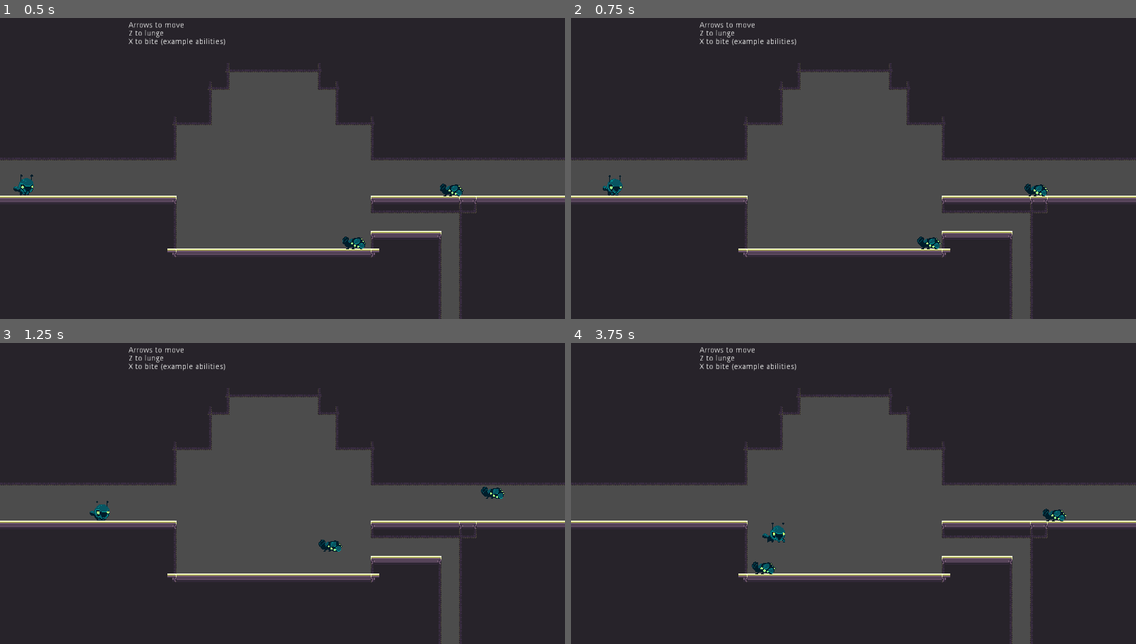
Above: before the commit, frames 1-4 (two rows, left to right).
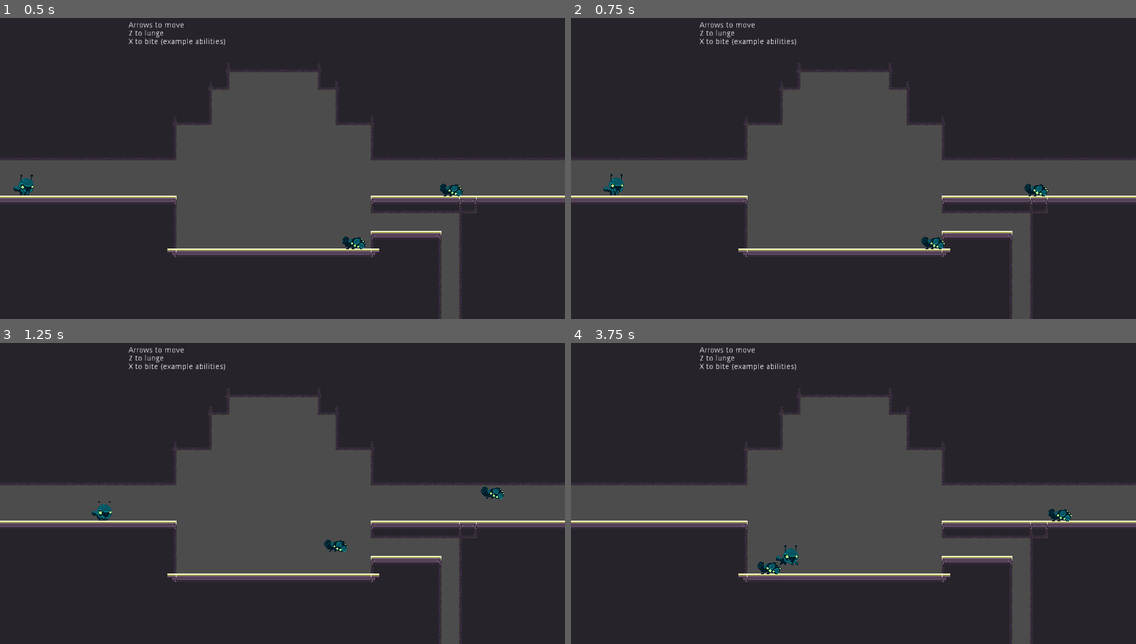
Above: after the commit, the same moments.

Repository: aveswoods/game-off-2021
Game: Godot game, scene res://creatures/test_scene3.tscn
Two runs of this game, one before a commit and one after it. Both use one fixed random seed, a clock stepped at 60 frames per second and the inputs below. The project has no main scene, so this scene is started directly. Sound files missing from this copy of the repository are replaced by a short silence.
Inputs:
- Up to frame 1 (0.5 s): no input
- Up to frame 2 (0.75 s): hold Right (ui_right) from 0.53 s (still down); tap X (ui_select) at 0.6 s
- Up to frame 3 (1.25 s): keep holding Right (ui_right); tap Z (ui_accept) at 0.77, 0.8, 1.07 s
- Up to frame 4 (3.75 s): tap Z (ui_accept) at 1.35, 1.52, 1.82, 2.3, 3.02, 3.32, 3.6 s; tap X (ui_select) at 1.55, 2.1, 2.85 s; release Right (ui_right) at 2.03 s; hold Left (ui_left) 2.03-2.78 s; hold Right (ui_right) from 2.78 s (still down)

Frame 1 is identical in both runs. In frame 2, 0.2% of the frame differs, in the area x 5-67%, y 51-77%; in frame 3, 0.2%; in frame 4, 0.6%, in the area x 32-89%, y 55-77%.

Commit message:
Adjusted physics system; signals now indicate when creatures collide, added a 'bump' function

Diff:
--- a/creatures/enemies/Enemy.gd
+++ b/creatures/enemies/Enemy.gd
@@ -2,13 +2,14 @@
 
 class_name Enemy
 
-signal collided_x
-signal collided_y
+signal collided_with_body(collision)
+signal collided_with_wall
+signal collided_with_floor
+signal collided_with_ceiling
 
 # Game variables
 const wall_bounce_impulse = 300
 var hp = 0
-var _damage_timer = Timer.new()
 enum death_source {
 	EXPLOSION,
 	ERASE,
@@ -17,66 +18,51 @@
 }
 
 # Physics variables
-const _gravity = 30
+var gravity = 30
+var movement_velocity = Vector2.ZERO
 var velocity = Vector2.ZERO
-var _is_on_floor = false
-var _is_damage_movement = false
-var _damage_impulse = Vector2.ZERO
+var friction = 0.15
+var acceleration = 0.8
+var moving = false
+var _bumping = false
+var _bump_impulse = Vector2.ZERO
 
 
-func take_damage(amount : int, impulse : Vector2 = Vector2.ZERO, impulse_time = 0.2, source = death_source.ERASE):
-	hp -= amount
-	_is_damage_movement = true
-	_damage_impulse = impulse
-	velocity = _damage_impulse
-	_damage_timer.wait_time = impulse_time
-	_damage_timer.start()
-	print("Enemy damage")
+func bump(impulse):
+	_bumping = true
+	_bump_impulse = impulse
 
 
-func is_damage_movement():
-	return _is_damage_movement
-
-
-func _ready():
-	self.add_child(_damage_timer)
-	_damage_timer.connect("timeout", self, "_on_damage_timeout")
-	connect("collided_x", self, "_on_collided_x")
+func take_damage(amount : int, impulse : Vector2 = Vector2.ZERO, source = death_source.ERASE):
+	hp -= amount
+	print("Enemy damage")
 
 
 func _physics_process(delta):
 	# Add gravity
-	velocity.y += _gravity
+	velocity.y += gravity
+	# Add friction/acceleration
+	if movement_velocity.is_equal_approx(Vector2(0, 0)):
+		velocity.x = lerp(velocity.x, 0, friction)
+	else:
+		velocity.x = lerp(movement_velocity.x, velocity.x, acceleration)
 
-	if _is_damage_movement:
-		velocity += _damage_impulse
+	if _bumping:
+		velocity += _bump_impulse
+		_bumping = false
 
-	# Checks for x collisions
-	var collision_x = move_and_collide(delta * Vector2(velocity.x, -0.1), true, true, true)
+	# Checks for body collisions
+	var collision = move_and_collide(delta * velocity, true, true, true)
+	if collision != null and not collision.collider is TileMap:
+		emit_signal("collided_with_body", collision)
 
 	 # Move based on velocity
 	velocity = move_and_slide(velocity, Vector2(0, -1))
 
-	# Emit collision signals if applies
-	if collision_x != null:
-		var sign_x = sign(collision_x.normal.x)
-		if sign_x == 0:
-			sign_x = 1
-		velocity = wall_bounce_impulse * Vector2(sign_x, -0.1)
-		emit_signal("collided_x")
-
-	# Sets _is_on_floor to true if on floor in the NEXT frame
-	if not _is_on_floor and test_move(transform, delta * (velocity + Vector2(0, _gravity))):
-		_is_on_floor = true
-		emit_signal("collided_y")
-
-
-func _on_collided_x():
-	if _is_damage_movement:
-		_is_damage_movement = false
-		_damage_timer.stop()
-
-
-func _on_damage_timeout():
-	if _is_damage_movement:
-		_is_damage_movement = false
+	# Emit collision signals when applies
+	if is_on_wall():
+		emit_signal("collided_with_wall")
+	if is_on_floor():
+		emit_signal("collided_with_floor")
+	if is_on_ceiling():
+		emit_signal("collided_with_ceiling")
--- a/creatures/enemies/EnemyHitbox.gd
+++ b/creatures/enemies/EnemyHitbox.gd
@@ -14,12 +14,14 @@
 
 
 func _on_body_entered(body: Node):
-	if body.is_in_group("player"):
+	if body.is_in_group("player") and not body.invincible:
 		var impulse = body.global_position - self.global_position
 		if impulse.x < 0:
 			impulse = contact_impulse * Vector2(-1, -1)
 		else:
 			impulse = contact_impulse * Vector2(1, -1)
-		body.take_damage(contact_damage, impulse)
+
+		body.bump(impulse)
+		body.take_damage(contact_damage)
 
 		emit_signal("hitbox_entered")
--- a/creatures/enemies/test/TestEnemy.gd
+++ b/creatures/enemies/test/TestEnemy.gd
@@ -3,21 +3,34 @@
 
 const jump_impulse = -400
 const walk_speed = 100
+const bump_absorbance = 0
+var walk_direction = 1
 
 func _ready():
 	randomize()
-	velocity.x = walk_speed
+	velocity.x = walk_direction * walk_speed
+
+
+func _physics_process(delta):
+	movement_velocity = Vector2(walk_direction * walk_speed, 0)
 
 
 func _on_Timer_timeout():
 	# Jump!
 	if is_on_floor():
-		velocity.y = jump_impulse
-
-
-func _on_TestEnemy_collided_x():
-	velocity.x = sign(velocity.x) * walk_speed
+		velocity.y += jump_impulse
 
 
 func _on_EnemyHitbox_hitbox_entered():
 	velocity.x = sign(velocity.x) * walk_speed
+
+
+func _on_TestEnemy_collided_with_wall():
+	walk_direction *= -1
+
+
+func _on_TestEnemy_collided_with_body(collision):
+	var collision_velocity = collision.collider_velocity
+	if collision_velocity.length() > bump_absorbance:
+		collision_velocity = (collision_velocity.length() - bump_absorbance) * collision_velocity.normalized()
+		bump(collision_velocity)
--- a/creatures/enemies/test/TestEnemy.tscn
+++ b/creatures/enemies/test/TestEnemy.tscn
@@ -6,15 +6,16 @@
 [ext_resource path="res://creatures/enemies/test/TestEnemy.gd" type="Script" id=4]
 
 [sub_resource type="RectangleShape2D" id=1]
-extents = Vector2( 15.9336, 10 )
+extents = Vector2( 14, 10 )
 
 [sub_resource type="CapsuleShape2D" id=2]
-radius = 12.0
-height = 18.0
+radius = 13.0
 
 [node name="TestEnemy" type="KinematicBody2D" groups=[
 "enemy",
 ]]
+collision_layer = 2
+collision_mask = 3
 script = ExtResource( 4 )
 
 [node name="CreatureSprite" type="Sprite" parent="."]
@@ -37,6 +38,7 @@
 [node name="Timer" type="Timer" parent="."]
 autostart = true
 
-[connection signal="collided_x" from="." to="." method="_on_TestEnemy_collided_x"]
+[connection signal="collided_with_body" from="." to="." method="_on_TestEnemy_collided_with_body"]
+[connection signal="collided_with_wall" from="." to="." method="_on_TestEnemy_collided_with_wall"]
 [connection signal="hitbox_entered" from="EnemyHitbox" to="." method="_on_EnemyHitbox_hitbox_entered"]
 [connection signal="timeout" from="Timer" to="." method="_on_Timer_timeout"]
--- a/creatures/player/Player.gd
+++ b/creatures/player/Player.gd
@@ -1,10 +1,13 @@
 extends KinematicBody2D
 
-signal collided_x
-signal collided_y
+signal collided_with_body(collision)
+signal collided_with_wall
+signal collided_with_floor
+signal collided_with_ceiling
 
 # Scene variables
 onready var _sprite = $CreatureSprite
+onready var _raycast_gravity = $CollisionGravityRayCast
 onready var _invincibility_timer = $InvincibilityTimer
 onready var _animation_player = $AnimationPlayer
 
@@ -18,6 +21,8 @@
 
 # Physics variables
 const _wall_bounce_impulse = 20
+const _jump_forgiveness_time = 0.1
+var _air_time = _jump_forgiveness_time
 var gravity = 30 # px / sec^2
 var jump_impulse = -640 # px / sec
 var move_speed = 240 # px / sec
@@ -26,8 +31,8 @@
 var velocity = Vector2.ZERO
 var invincible = false
 var _is_on_floor = false
-var _taking_damage = false
-var _damage_impulse = Vector2.ZERO
+var _bumping = false
+var _bump_impulse = Vector2.ZERO
 
 
 func animate(name: String, flipped_h: bool = false, custom_blend : float = -1):
@@ -36,19 +41,20 @@
 	_animation_player.play(name, custom_blend)
 
 
+func bump(impulse):
+	_bumping = true
+	_bump_impulse = impulse
+
 # NOTE/BUG:
 # Damage is not applied if the user is inside a hitbox after the invincibility timer has expired!
 # However, the timer is so short that this is a small issue.
-func take_damage(damage, impulse):
-	if not invincible:
-		hp -= damage
-		_taking_damage = true
-		_damage_impulse = impulse
+func take_damage(damage):
+	hp -= damage
 
-		invincible = true
-		_invincibility_timer.start()
+	invincible = true
+	_invincibility_timer.start()
 
-		print("Player damaged!")
+	print("Player damaged!")
 
 
 func is_facing_left():
@@ -60,63 +66,68 @@
 
 func _ready():
 	_animation_player.play("idle")
+	_is_on_floor = _raycast_gravity.is_colliding()
+	if _is_on_floor:
+		_air_time = 0
 
 
 # TODO:
 # Handle directional input and weapon additional input at the same time
 # Current solution is disabling input
 func _physics_process(delta):
+
 	# -------------------
 	# | INPUT DETECTING |
 	# -------------------
+	var direction = 0
+	if not input_disabled:
+		# Detect action input
+		if Input.is_action_just_pressed("ui_accept") and action1_script != null:
+			action1_script.trigger()
+		if Input.is_action_just_pressed("ui_select") and action2_script != null:
+			action2_script.trigger()
 
-	# Detect action input
-	if Input.is_action_just_pressed("ui_accept") and action1_script != null and not input_disabled:
-		action1_script.trigger()
-	if Input.is_action_just_pressed("ui_select") and action2_script != null and not input_disabled:
-		action2_script.trigger()
+		# Detect horizontal input
+		if Input.is_action_pressed("ui_left"):
+			direction += -1
+		if Input.is_action_pressed("ui_right"):
+			direction += 1
 
-	# Detect horizontal input
-	var direction = 0
-	if Input.is_action_pressed("ui_left") and not _taking_damage and not input_disabled:
-		direction += -1
-	if Input.is_action_pressed("ui_right") and not _taking_damage and not input_disabled:
-		direction += 1
+		# Detect vertical input
+		if Input.is_action_just_pressed("ui_up") and _air_time < _jump_forgiveness_time:
+			velocity.y = jump_impulse
+			_is_on_floor = false
 
-	# Detect vertical input
-	if Input.is_action_just_pressed("ui_up") and _is_on_floor and is_equal_approx(velocity.y, 0) and not input_disabled:
-		velocity.y = jump_impulse
-		_is_on_floor = false
-
-		# Animate jump
-		#_sprite.animation = "jump"
+			# Animate jump
+			#_sprite.animation = "jump"
 
 	# -------------------
 	# | CREATE MOVEMENT |
 	# -------------------
 
 	# Interpolate based on horizontal input
-	if direction != 0:
-		velocity.x = lerp(direction * move_speed, velocity.x, acceleration)
+	if not is_outside_movement:
+		if direction != 0:
+			velocity.x = lerp(direction * move_speed, velocity.x, acceleration)
 
-		if direction == 1:
-			_sprite.flip_h(false)
-			_is_facing_left = false
+			if direction == 1:
+				_sprite.flip_h(false)
+				_is_facing_left = false
+			else:
+				_sprite.flip_h(true)
+				_is_facing_left = true
+
+			if _is_on_floor:
+				_animation_player.play("run")
+
 		else:
-			_sprite.flip_h(true)
-			_is_facing_left = true
+			velocity.x = lerp(velocity.x, 0, friction)
 
-		if _is_on_floor:
-			_animation_player.play("run")
-
-	elif not is_outside_movement:
-		velocity.x = lerp(velocity.x, 0, friction)
-
-		if _is_on_floor:
-			if _animation_player.current_animation != "run":
-				_animation_player.queue("idle")
-			else:
-				_animation_player.play("idle")
+			if _is_on_floor:
+				if _animation_player.current_animation != "run":
+					_animation_player.queue("idle")
+				else:
+					_animation_player.play("idle")
 
 	# Add gravity
 	velocity.y += gravity
@@ -126,38 +137,41 @@
 		#_sprite.animation = "fall"
 		pass
 
-	# Apply damage impulse
-	if _taking_damage:
-		velocity.x += _damage_impulse.x
-		velocity.y = _damage_impulse.y
-		_taking_damage = false
+	# Apply bump impulse
+	if _bumping:
+		velocity.x = _bump_impulse.x
+		velocity.y = _bump_impulse.y
+		_bumping = false
 		_is_on_floor = false
 
 	# ------------------
 	# | APPLY MOVEMENT |
 	# ------------------
 
-	# Checks for x collisions
-	var collision_x = move_and_collide(delta * Vector2(velocity.x, -0.1), true, true, true)
+	var collision = move_and_collide(delta * velocity, true, true, true)
+
+	# Check for colliding with body
+	if collision != null and not collision.collider is TileMap:
+		emit_signal("collided_with_body", collision)
+		print("Collided with body " + str(collision.collider))
 
 	# Move the player based on velocity
 	velocity = move_and_slide(velocity, Vector2(0, -1))
 
-	# Emit collision signals if applies
-	if collision_x != null:
-		var sign_x = sign(collision_x.normal.x)
-		if sign_x == 0:
-			sign_x = 1
-		velocity += _wall_bounce_impulse * Vector2(sign_x, -0.1)
-		emit_signal("collided_x")
+	# Manage in-air variables
+	_is_on_floor = _raycast_gravity.is_colliding()
+	if _is_on_floor:
+		_air_time = 0
+	else:
+		_air_time += delta
 
-	# Sets _is_on_floor to true if on floor in the NEXT frame
-	# Allows for handling of jump input the same frame that the player lands
-	if not _is_on_floor and test_move(transform, delta * (velocity + Vector2(0, gravity))):
-		_is_on_floor = true
-		emit_signal("collided_y")
-
-
+	# Emit collision signals when applied
+	if is_on_wall():
+		emit_signal("collided_with_wall")
+	if is_on_floor():
+		emit_signal("collided_with_floor")
+	if is_on_ceiling():
+		emit_signal("collided_with_ceiling")
 
 
 func _on_InvincibilityTimer_timeout():
--- a/creatures/player/Player.tscn
+++ b/creatures/player/Player.tscn
@@ -61,6 +61,7 @@
 "player",
 ]]
 process_priority = 10
+collision_mask = 3
 script = ExtResource( 2 )
 
 [node name="CreatureSprite" type="Sprite" parent="."]
@@ -73,6 +74,11 @@
 [node name="CollisionShape2D" type="CollisionShape2D" parent="."]
 shape = SubResource( 1 )
 
+[node name="CollisionGravityRayCast" type="RayCast2D" parent="."]
+enabled = true
+cast_to = Vector2( 0, 19 )
+collide_with_areas = true
+
 [node name="InvincibilityTimer" type="Timer" parent="."]
 wait_time = 0.5
 one_shot = true
--- a/creatures/player/actions/bite_action.gd
+++ b/creatures/player/actions/bite_action.gd
@@ -3,7 +3,7 @@
 onready var _timer = $Timer
 
 var bite_damage = 1
-var bite_impact_impulse = 60
+var bite_impact_impulse = 500
 var _can_bite = true
 var _is_dead_time = false
 var _player = null
@@ -27,12 +27,9 @@
 
 func _on_Area2D_body_entered(body):
 	if body.is_in_group("enemy"):
-		var direction_x = -0.2 if _player.is_facing_left() else 0.2
-		body.take_damage(
-			bite_damage,
-			bite_impact_impulse * Vector2(direction_x, -1),
-			0.1
-		)
+		var direction_x = -1 if _player.is_facing_left() else 1
+		body.bump(bite_impact_impulse * Vector2(direction_x, -1))
+		body.take_damage(bite_damage)
 
 
 func _on_Timer_timeout():
--- a/creatures/player/actions/bite_action.tscn
+++ b/creatures/player/actions/bite_action.tscn
@@ -8,6 +8,8 @@
 [node name="Area2D" type="Area2D"]
 monitoring = false
 monitorable = false
+collision_layer = 0
+collision_mask = 3
 script = ExtResource( 1 )
 
 [node name="CollisionShape2D" type="CollisionShape2D" parent="."]
--- a/creatures/player/actions/lunge_action.gd
+++ b/creatures/player/actions/lunge_action.gd
@@ -6,7 +6,7 @@
 export var is_decelerating := false
 export var is_lunging := false
 var lunge_damage = 0
-var lunge_impact_impulse = 100
+var lunge_impact_impulse = 800
 var _can_lunge = true
 var _player = null
 var _player_facing_left = false
@@ -77,8 +77,5 @@
 
 func _on_Area2D_body_entered(body):
 	if body.is_in_group("enemy"):
-		body.take_damage(
-			lunge_damage,
-			lunge_impact_impulse * (body.global_position - global_position + Vector2(0, -0.1)).normalized(),
-			0.05
-		)
+		body.bump(lunge_impact_impulse * (body.global_position - global_position + Vector2(0, -0.5)).normalized())
+		body.take_damage(lunge_damage)
--- a/creatures/player/actions/lunge_action.tscn
+++ b/creatures/player/actions/lunge_action.tscn
@@ -44,6 +44,8 @@
 [node name="Area2D" type="Area2D"]
 monitoring = false
 monitorable = false
+collision_layer = 0
+collision_mask = 3
 script = ExtResource( 1 )
 lunge_velocity = Vector2( 240, 0 )
 
--- a/creatures/test_scene3.tscn
+++ b/creatures/test_scene3.tscn
@@ -17,7 +17,7 @@
 tile_set = ExtResource( 1 )
 cell_size = Vector2( 32, 32 )
 collision_layer = 3
-collision_mask = 0
+collision_mask = 3
 format = 1
 tile_data = PoolIntArray( -1, 0, 0, -65536, 0, 1, -65535, 0, 1, -65534, 0, 1, -65533, 0, 1, -65532, 0, 1, -65531, 0, 1, …(9249 unchanged characters)…
 
